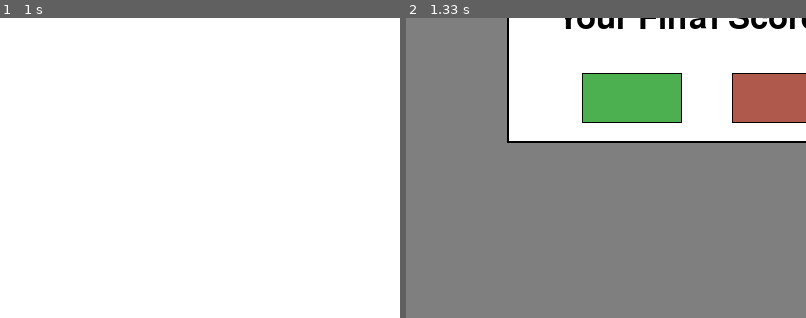
Above: before the commit, frames 1-2 (left to right).
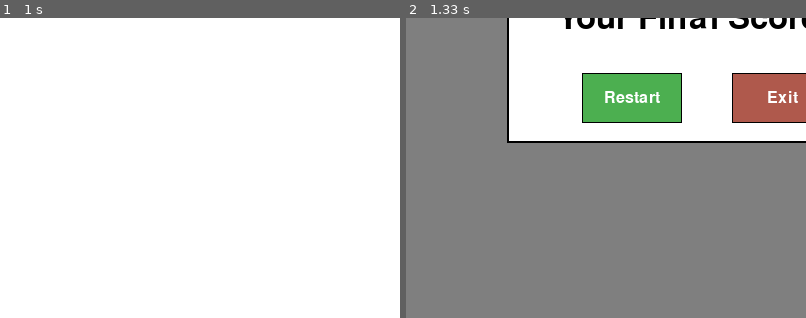
Above: after the commit, the same moments.

Repository: gnikkoch96/pygame-projects
Game: pygame game, started from test_game/main.py
Two runs of this game, one before a commit and one after it. Both use one fixed random seed, a clock stepped at 60 frames per second and the inputs below.
Inputs (mouse positions are % of the whole screen's width and height, from its top left):
- Up to frame 1 (1 s): click (34, 12) at 0.38 s
- Up to frame 2 (1.33 s): click (19, 35) at 1.22 s
The pictures show only the part of the screen within x 12-62%, y 50-100%; the shares and areas given below are measured in that part.

Frame 1 is identical in both runs. In frame 2, 0.5% of the frame differs, in the area x 49-98%, y 24-29%.

Commit message:
feat: add restart and exit text to the corresponding buttons

Diff:
--- a/test_game/main.py
+++ b/test_game/main.py
@@ -20,6 +20,7 @@
 running: bool = True
 game_finished: bool = False
 font: pygame.font.SysFont = pygame.font.SysFont(None, 48)
+button_font: pygame.font.SysFont = pygame.font.SysFont(None, 24)
 score: int = 0
 start_time: int = 0
 remaining_time: int = 0
@@ -111,11 +112,21 @@
     pygame.draw.rect(screen, pygame.Color("#4CAF50"), (retry_button_x, retry_button_y, button_width, button_height))
     pygame.draw.rect(screen, pygame.Color("#000000"), (retry_button_x, retry_button_y, button_width, button_height), 1)
 
+    # retry button text
+    button_text = button_font.render("Restart", True, pygame.Color('#ffffff'))
+    button_text_rect = button_text.get_rect(center=(retry_button_x + button_width // 2, retry_button_y + button_height // 2))
+    screen.blit(button_text, button_text_rect)
+
     # exit button
     exit_button_x = dialog_x + (dialog_width - button_width) // 2 + 75
     exit_button_y = dialog_y + dialog_height - button_height - 20
     pygame.draw.rect(screen, pygame.Color("#AF594C"), (exit_button_x, exit_button_y, button_width, button_height))
     pygame.draw.rect(screen, pygame.Color("#000000"), (exit_button_x, exit_button_y, button_width, button_height), 1)
+
+    # exit button text
+    button_text = button_font.render("Exit", True, pygame.Color("#ffffff"))
+    button_text_rect = button_text.get_rect(center=(exit_button_x + button_width // 2, exit_button_y + button_height // 2))
+    screen.blit(button_text, button_text_rect)
 
     pygame.display.flip()
 
